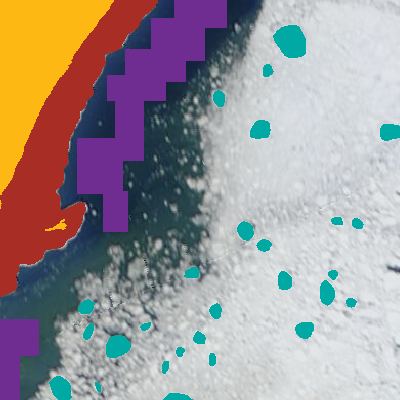
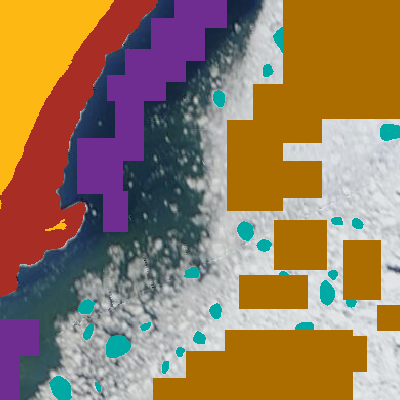
Revision of a layered 400 × 400 image; what changed, layer by layer:
added layer "ice samples" (2nd of 2) above "water samples" over [153, 0, 400, 400]
